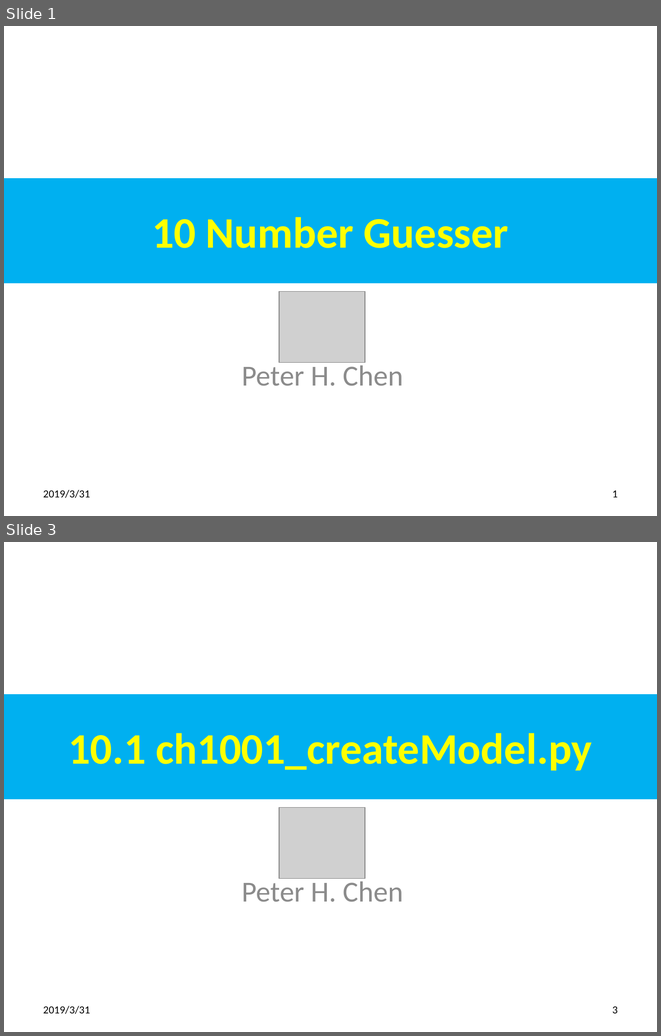
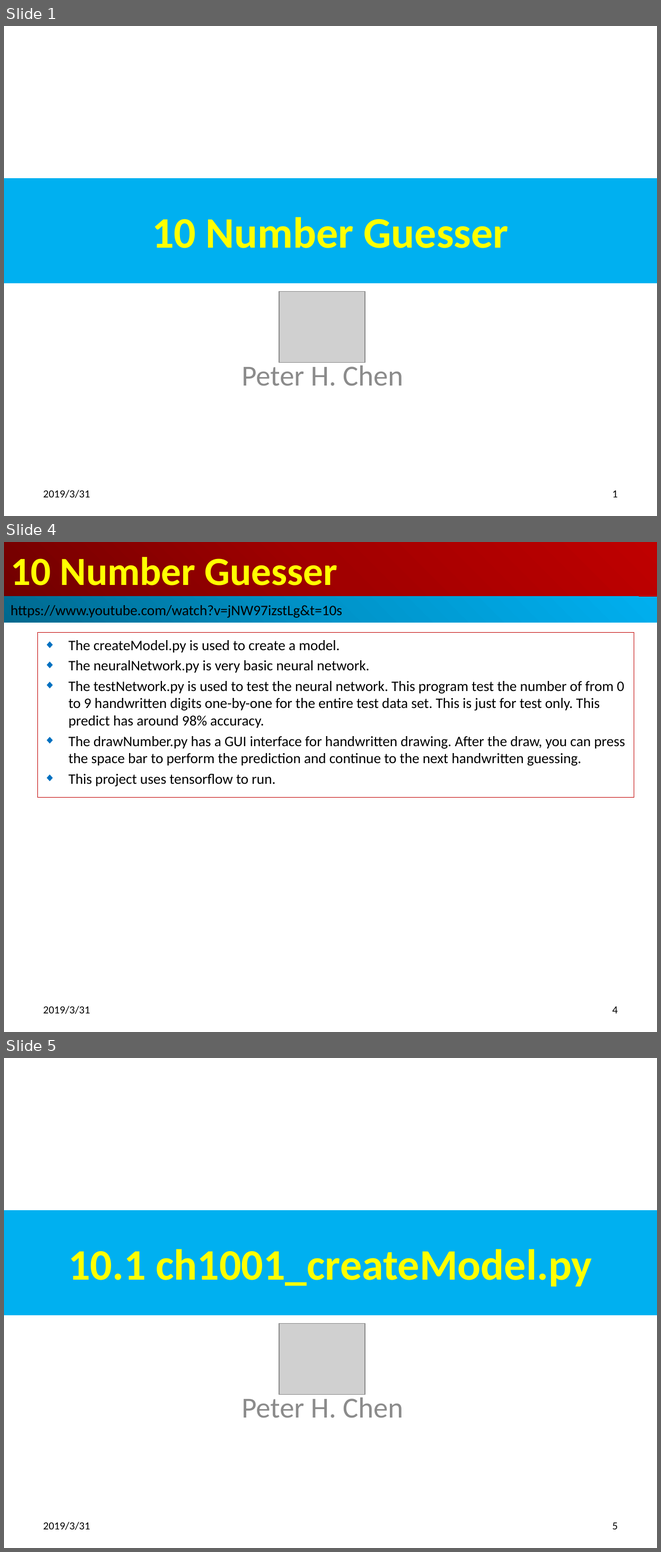
Before and after one commit to peterhchen/100-TensorFlow-DeepLearning-Basic, a slide deck: ch10_DataModel/ch10_Proj_Number-Guesser/ch10_Number_Guesser.pptx. Shown one above the other, each under a label of ours: slides 1 and 3 before the commit, slides 1, 4 and 5 after it; the slides between them are not shown. The pictures are 661x1036 and 661x1552 pixels, drawn with LibreOffice and Linux fonts; fonts in the diff are those of the drawing; grey boxes stand for pictures. Boxes give left, top, right and bottom in pixels: in the first picture for what was removed or moved away, otherwise in the second. Text is boxed around its words. In the diff, an @@ line names an element or a change of style, - is before the commit and + after.

Commit message:
Number Guessing

```diff
--- a/ch10_DataModel/ch10_Proj_Number-Guesser/ch10_Number_Guesser.pptx
+++ b/ch10_DataModel/ch10_Proj_Number-Guesser/ch10_Number_Guesser.pptx
@@ slide 4 added at [4,542,657,1032], background #FFFFFF @@
@@ title added at [4,542,657,597], fill gradient #720000 to #A20000 to #C00000, 44 pt, text #FFFF00, bold @@
+10 Number Guesser
@@ rectangle added at [4,597,657,623], fill gradient #00688E to #0094CA to #00B0F0, 16 pt, text #000000 @@
+https://www.youtube.com/watch?v=jNW97izstLg&t=10s
@@ subtitle added at [37,633,634,797], outline #C00000 0.75 pt, 16 pt, text #000000 @@
+◆ The createModel.py is used to create a model.
+◆ The neuralNetwork.py is very basic neural network.
+◆ The testNetwork.py is used to test the neural network. This program test the number of from 0 to 9 handwritten digits one-by-one for the entire test data set. This is just for test only. This predict has around 98% accuracy.
+◆ The drawNumber.py has a GUI interface for handwritten drawing. After the draw, you can press the space bar to perform the prediction and continue to the next handwritten guessing.
+◆ This project uses tensorflow to run.
@@ text added at [43,1005,90,1014], 12 pt, text #000000 @@
+2019/3/31
@@ page number added at [612,1006,618,1013], 12 pt, text #000000 @@
+4
@@ what was slide 3 is now slide 5 @@
@@ page number at [612,1522,618,1529]: text changed @@
-3
+5
```
Also in this commit, not shown: 2 slides changed, 1 other slide added.
